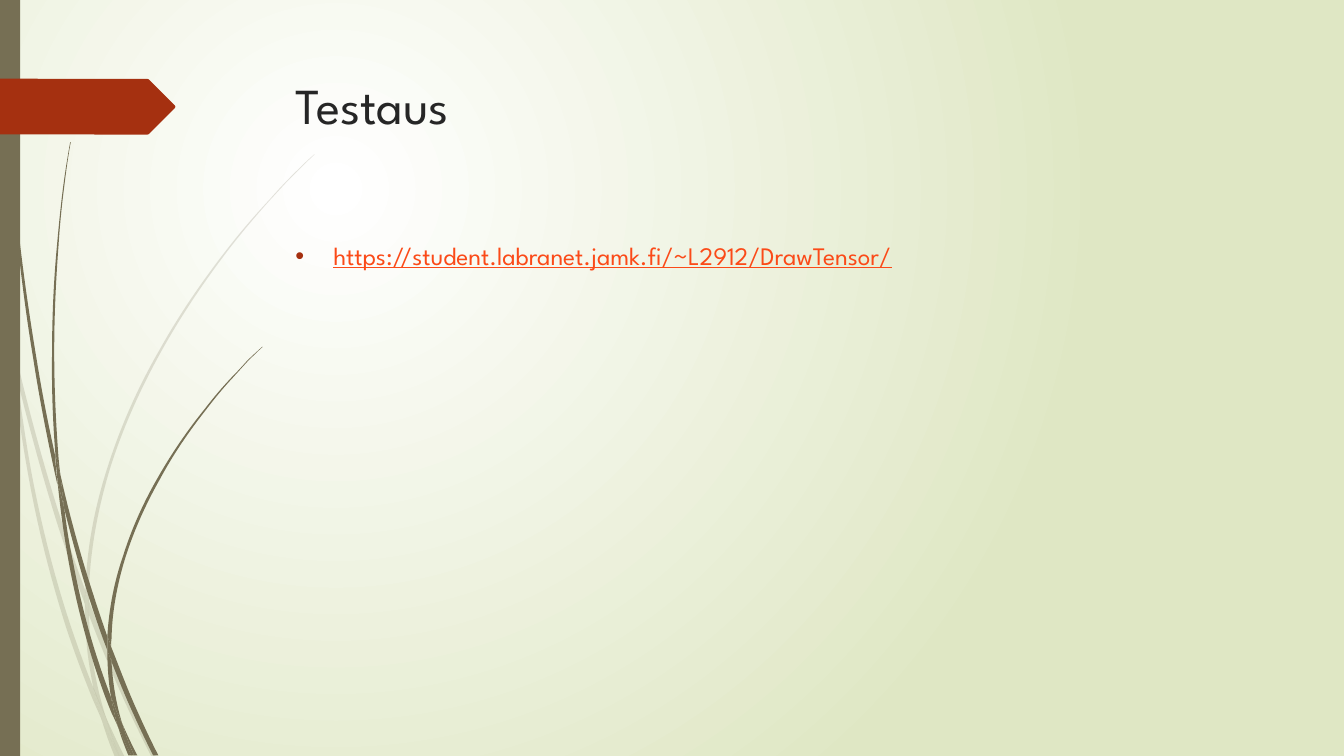
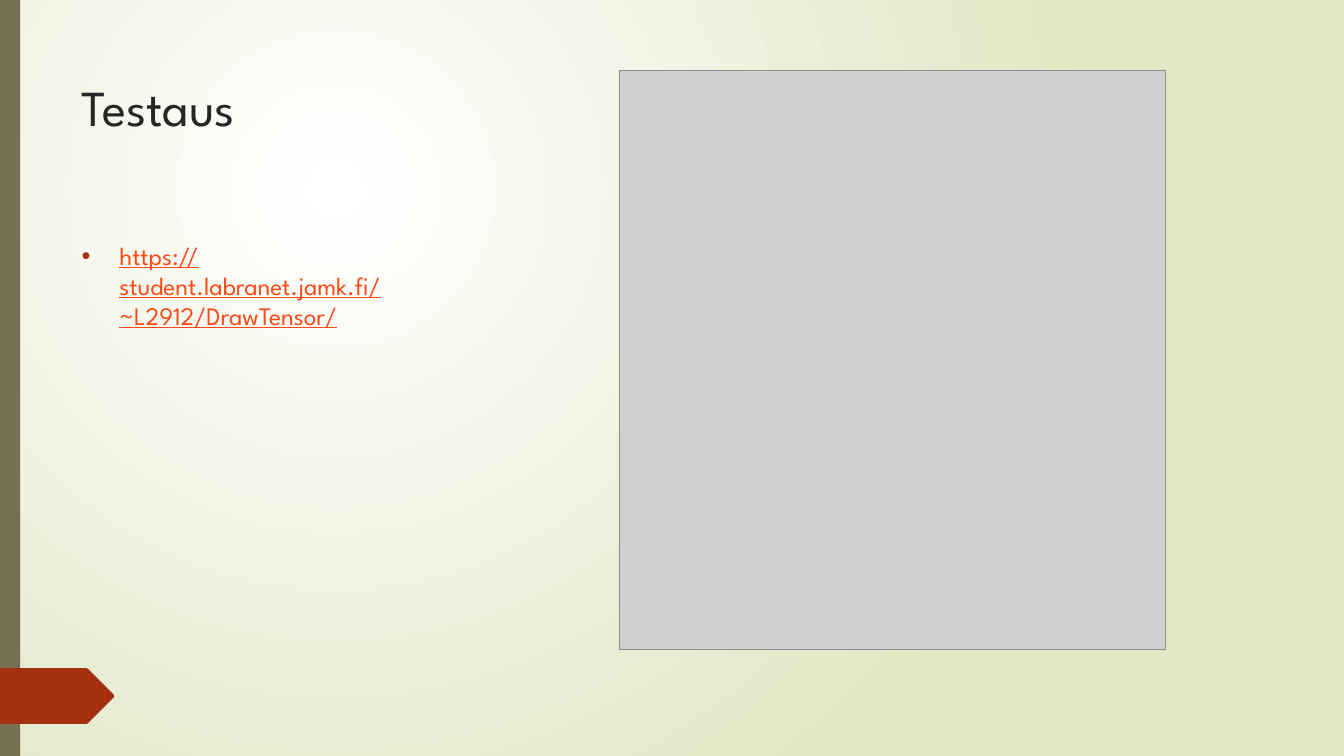
Before and after one commit to Jooseba/DrawTensor, a slide deck: slide 7 of TensorFlow.pptx. Drawn at 1344x756 pixels with LibreOffice and Linux fonts; fonts in the diff are those of the drawing; grey boxes stand for pictures. Boxes give left, top, right and bottom in pixels: in the first picture for what was removed or moved away, otherwise in the second. Text is boxed around its words. In the diff, an @@ line names an element or a change of style, - is before the commit and + after.

```diff
--- a/TensorFlow.pptx
+++ b/TensorFlow.pptx
@@ rectangle removed at box(0, 0, 20, 756) @@
@@ rectangle added at box(0, 0, 1344, 756), fill gradient #FFFFFF to #DFE8C4 @@
@@ rectangle added at box(0, 0, 20, 756), fill #766F54 @@
@@ title "Testaus": place and size @@
-title "Testaus" at box(296, 90, 449, 125)
+title "Testaus" at box(82, 92, 235, 127)
@@ picture added at box(620, 71, 1166, 649) @@
@@ text "https://student.labranet.jamk.fi/~L2912/DrawTensor/" rewrapped from box(333, 247, 891, 271) to box(119, 247, 380, 328) @@
@@ freeform shape added at box(0, 668, 115, 724), fill #A53010 @@
```
Also in this commit, not shown: 1 other slide changed.
